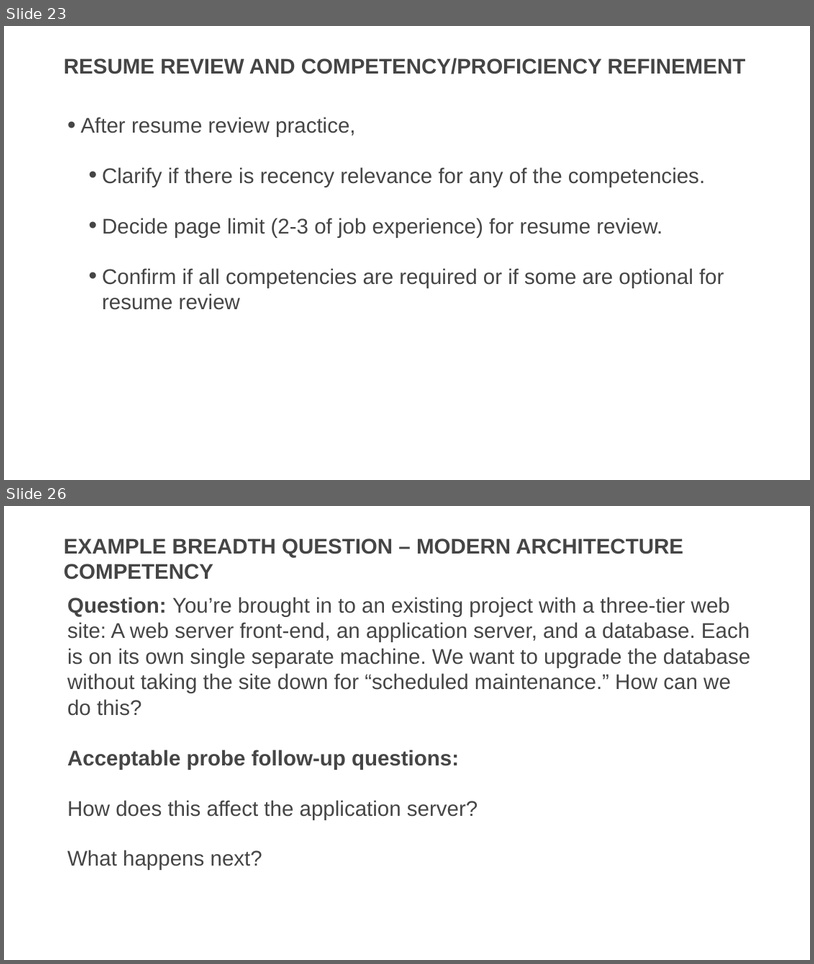
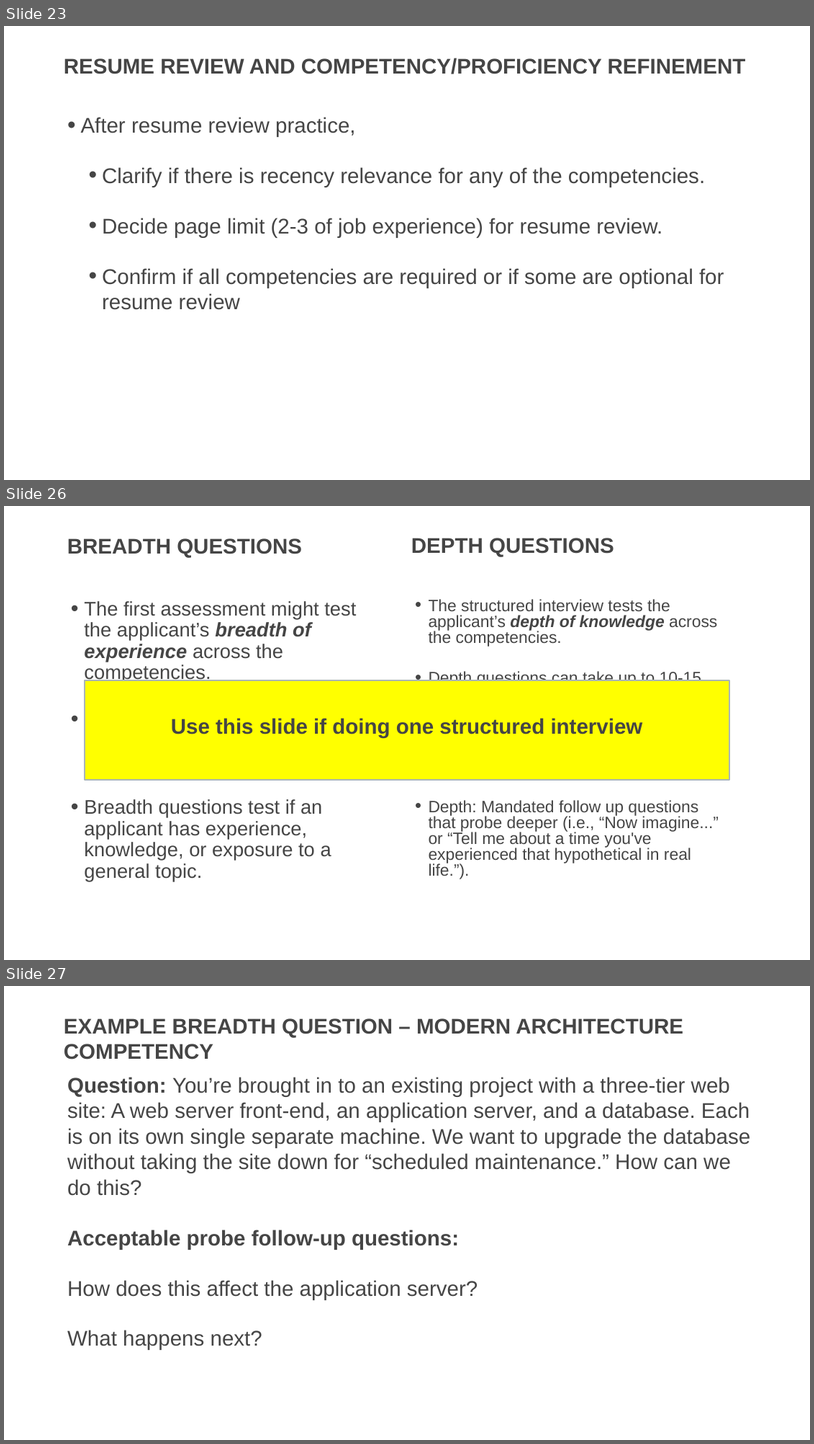
Before and after one commit to usds/SME-QA-Website, a slide deck: toolkit/job-analysis/job-analysis-presentation.pptx. Shown one above the other, each under a label of ours: slides 23 and 26 before the commit, slides 23, 26 and 27 after it; the slides between them are not shown. The pictures are 814x964 and 814x1444 pixels, drawn with LibreOffice and Linux fonts; fonts in the diff are those of the drawing. Boxes give left, top, right and bottom in pixels: in the first picture for what was removed or moved away, otherwise in the second. Text is boxed around its words. In the diff, an @@ line names an element or a change of style, - is before the commit and + after.

Commit message:
Update job-analysis-presentation.pptx
final updates to general job analysis ppt

```diff
--- a/toolkit/job-analysis/job-analysis-presentation.pptx
+++ b/toolkit/job-analysis/job-analysis-presentation.pptx
@@ slide 26 added at bbox=[4, 506, 810, 960], background #FFFFFF @@
@@ title added at bbox=[67, 538, 302, 557], 36 pt, text #454545, bold @@
+BREADTH QUESTIONS
@@ text added at bbox=[412, 538, 615, 556], 36 pt, text #454545, bold @@
+DEPTH QUESTIONS
@@ text added at bbox=[84, 601, 374, 881], 33.3 pt, text #454545 @@
+• The first assessment might test the applicant’s breadth of experience across the competencies.
+• Breadth questions tend to take 5-10 minutes for an applicant to answer.
+• Breadth questions test if an applicant has experience, knowledge, or exposure to a general topic.
@@ text added at bbox=[429, 599, 719, 879], 27.9 pt, text #454545 @@
+• The structured interview tests the applicant’s depth of knowledge across the competencies.
+• Depth questions can take up to 10-15 minutes for an applicant to answer.
+• Depth questions test how an applicant reacts and responds to changes in the presented situation.
+• Depth: Mandated follow up questions that probe deeper (i.e., “Now imagine...” or “Tell me about a time you've experienced that hypothetical in real life.”).
@@ rectangle added at bbox=[85, 680, 730, 780], fill #FFFF00, outline #AAB6B7 2 pt, 36 pt, text #454545, bold @@
+Use this slide if doing one structured interview
@@ what was slide 26 is now slide 27 @@
```
Also in this commit, not shown: 4 slides changed.
